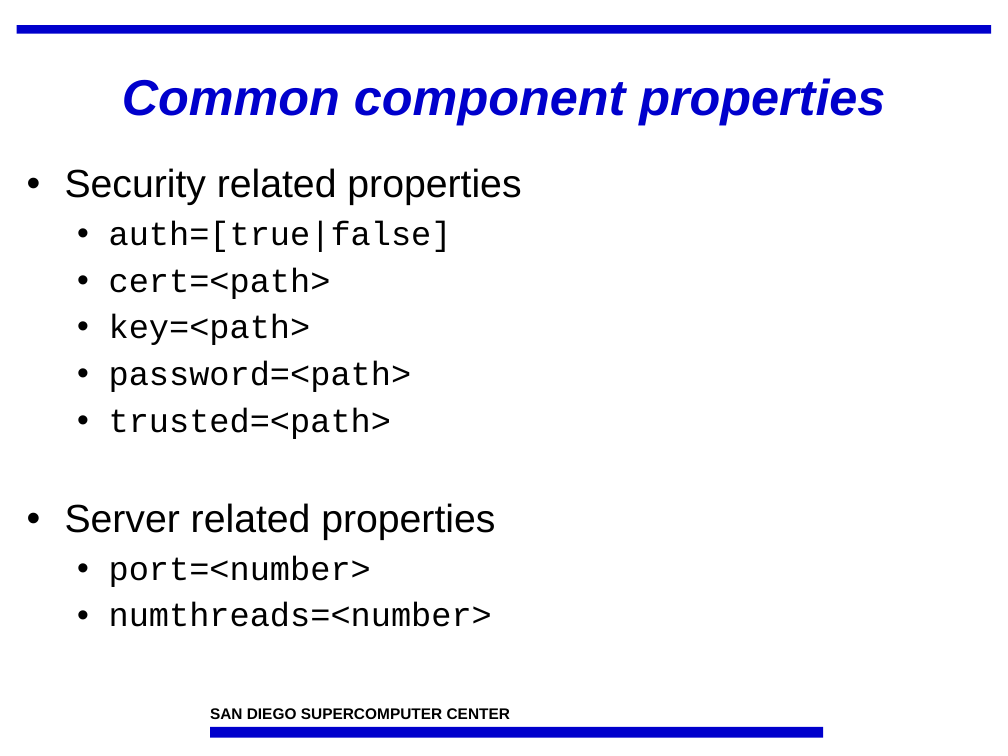
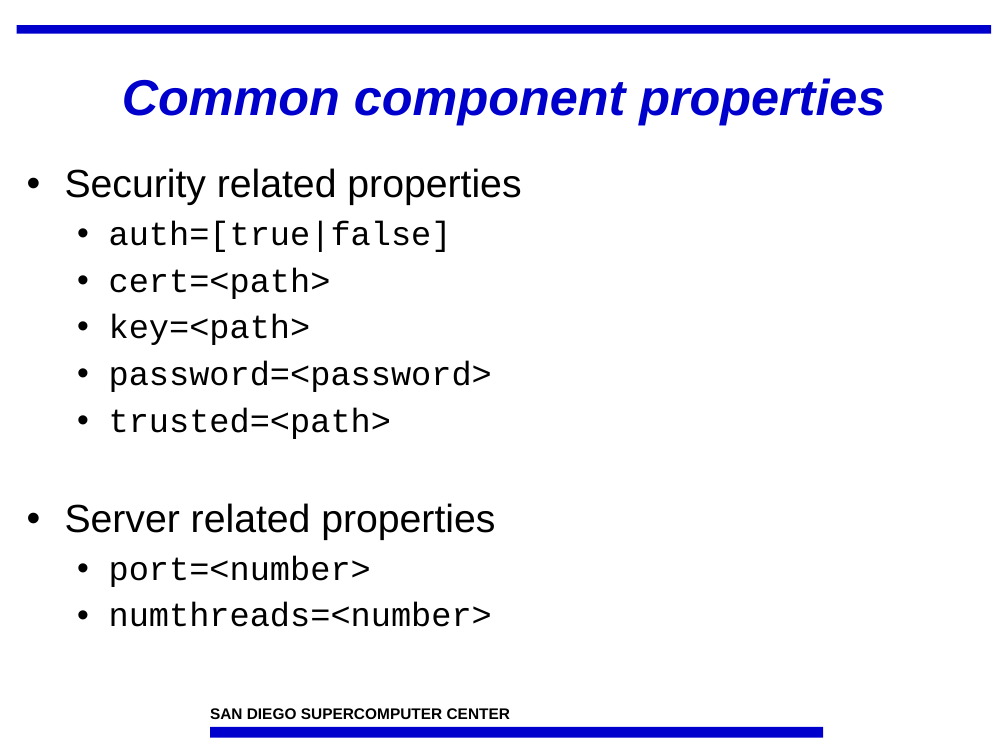
Before and after one commit to IncaProject/inca-xsede, a slide deck: slide 4 of talks/feb-06-workshop/deploy1.ppt (slide 5 before the commit). Drawn at 1008x756 pixels with LibreOffice and Linux fonts; fonts in the diff are those of the drawing; background and template pictures are left out. Boxes give left, top, right and bottom in pixels: in the first picture for what was removed or moved away, otherwise in the second. Text is boxed around its words. In the diff, an @@ line names an element or a change of style, - is before the commit and + after.

```diff
--- a/talks/feb-06-workshop/deploy1.ppt
+++ b/talks/feb-06-workshop/deploy1.ppt
@@ text at (109, 361, 492, 392): text changed @@
-  • password=<path>
+  • password=<password>
```
Also in this commit, not shown: 7 other slides changed, 3 slides added, 18 slides removed.
